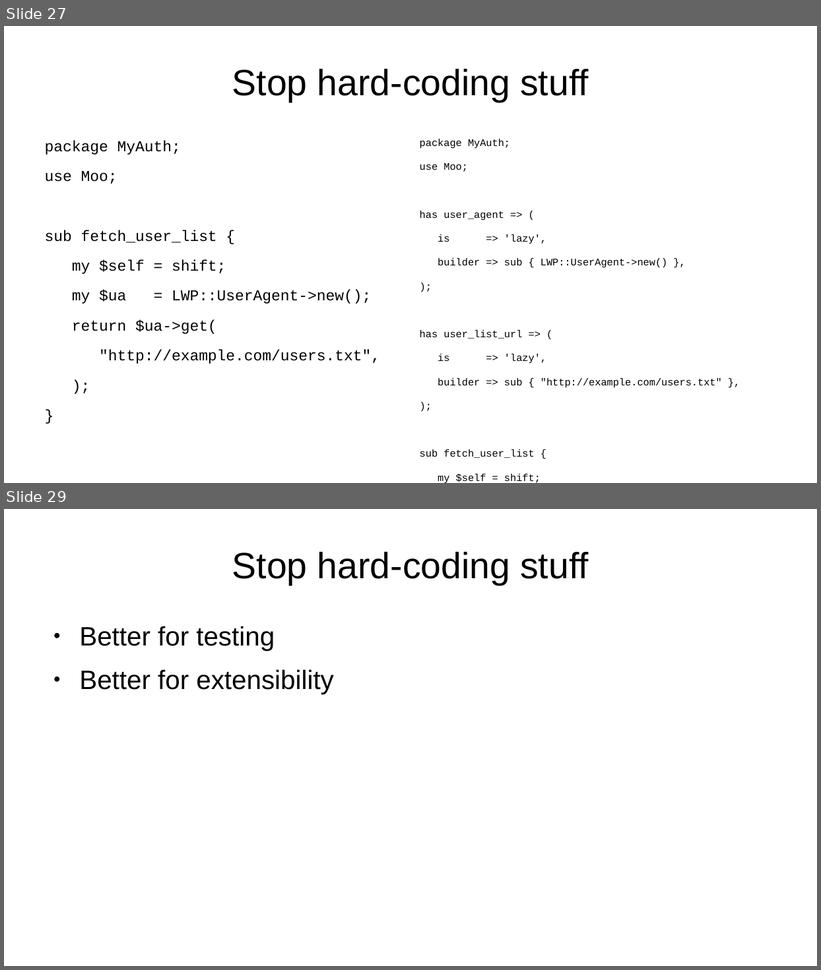
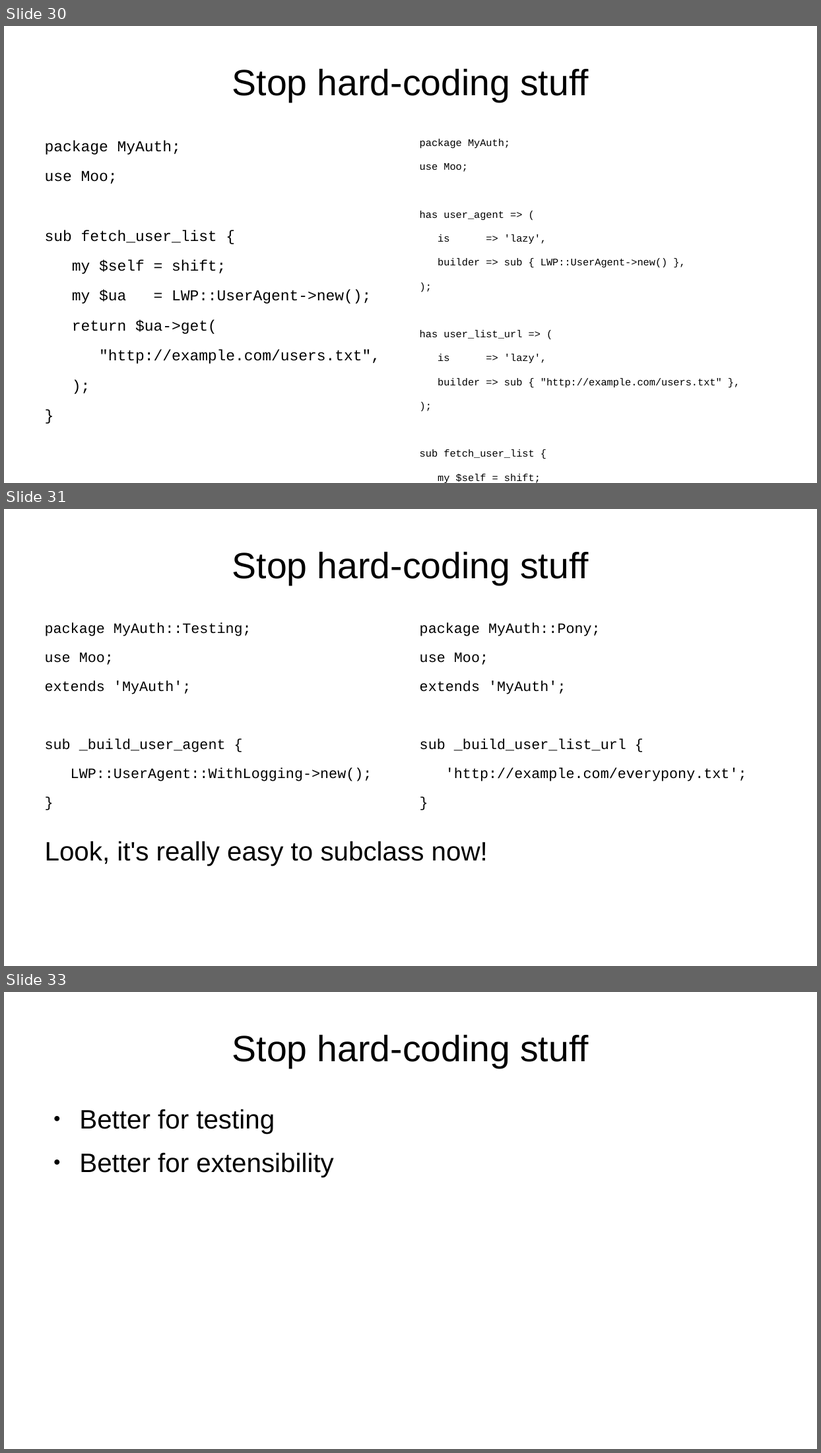
Before and after one commit to tobyink/docs-modern-oop, a slide deck: talks/three-weird-tricks/presentation.odp. Shown one above the other, each under a label of ours: slides 27 and 29 before the commit, slides 30, 31 and 33 after it; the slides between them are not shown. The pictures are 821x970 and 821x1453 pixels, drawn with LibreOffice and Linux fonts; fonts in the diff are those of the drawing; background and template pictures are left out. Boxes give left, top, right and bottom in pixels: in the first picture for what was removed or moved away, otherwise in the second. Text is boxed around its words. In the diff, an @@ line names an element or a change of style, - is before the commit and + after.

```diff
--- a/talks/three-weird-tricks/presentation.odp
+++ b/talks/three-weird-tricks/presentation.odp
@@ slide 31 added at <box>4,509,817,966</box>, background picture (left out) @@
@@ title added at <box>232,552,588,586</box>, 35.7 pt, text #000000 @@
+Stop hard-coding stuff
@@ text added at <box>45,623,372,782</box>, 14 pt, text #000000 @@
+package MyAuth::Testing;
+use Moo;
+extends 'MyAuth';
+sub _build_user_agent {
+LWP::UserAgent::WithLogging->new();
+}
@@ text added at <box>420,623,747,782</box>, 14 pt, text #000000 @@
+package MyAuth::Pony;
+use Moo;
+extends 'MyAuth';
+sub _build_user_list_url {
+'http://example.com/everypony.txt';
+}
@@ text added at <box>45,841,488,866</box>, 26 pt, text #000000 @@
+Look, it's really easy to subclass now!
@@ what was slide 27 is now slide 30 @@
@@ what was slide 29 is now slide 33 @@
```
Also in this commit, not shown: 4 slides changed, 5 other slides added.
